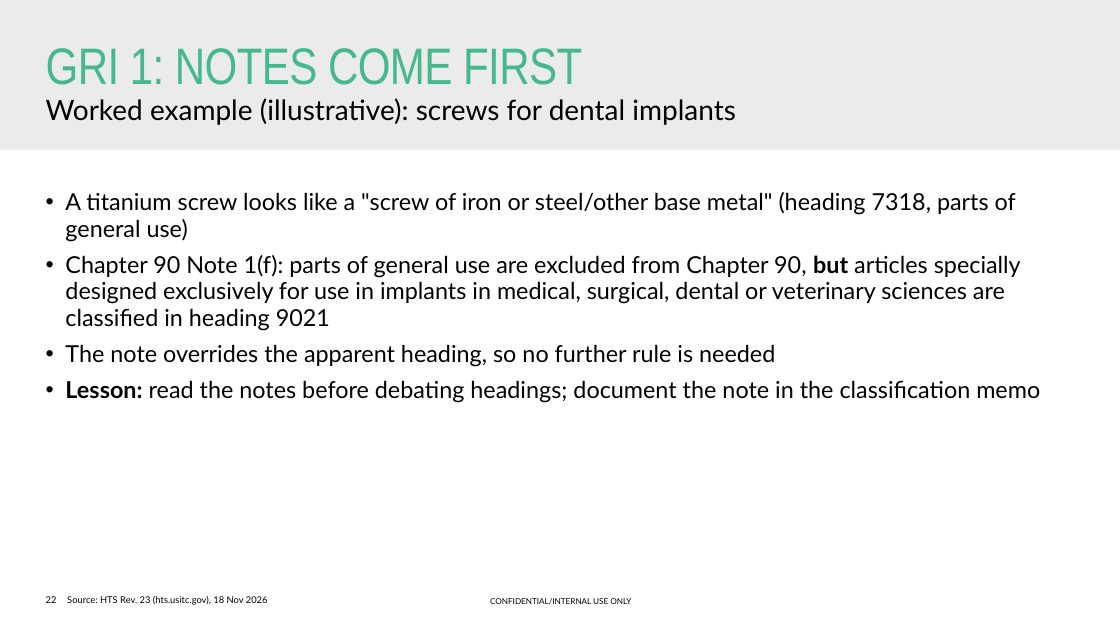
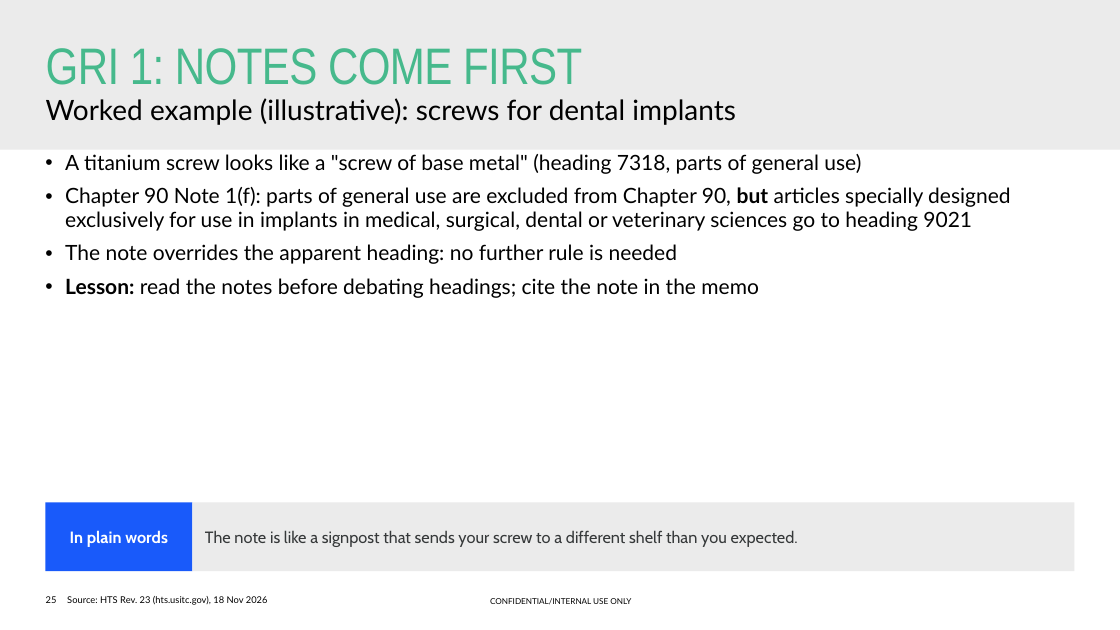
Before and after one commit to lars1909lg-bot/TradeKPI, a slide deck: slide 25 of training/Straumann_US_HTS_Classification_Training.pptx (slide 22 before the commit). Drawn at 1120x630 pixels with LibreOffice and Linux fonts; fonts in the diff are those of the drawing; background and template pictures are left out. Boxes give left, top, right and bottom in pixels: in the first picture for what was removed or moved away, otherwise in the second. Text is boxed around its words. In the diff, an @@ line names an element or a change of style, - is before the commit and + after.

```diff
--- a/training/Straumann_US_HTS_Classification_Training.pptx
+++ b/training/Straumann_US_HTS_Classification_Training.pptx
@@ text at bbox=[65, 154, 1010, 298]: text changed; size 20 to 18 pt @@
-• A titanium screw looks like a "screw of iron or steel/other base metal" (heading 7318, parts of general use)
-• Chapter 90 Note 1(f): parts of general use are excluded from Chapter 90, but articles specially designed exclusively for use in implants in medical, surgical, dental or veterinary sciences are classified in heading 9021
-• The note overrides the apparent heading, so no further rule is needed
-• Lesson: read the notes before debating headings; document the note in the classification memo
+• A titanium screw looks like a "screw of base metal" (heading 7318, parts of general use)
+• Chapter 90 Note 1(f): parts of general use are excluded from Chapter 90, but articles specially designed exclusively for use in implants in medical, surgical, dental or veterinary sciences go to heading 9021
+• The note overrides the apparent heading: no further rule is needed
+• Lesson: read the notes before debating headings; cite the note in the memo
@@ rectangle added at bbox=[45, 502, 192, 571], fill #195AFA, 14 pt, text #FFFFFF, bold @@
+In plain words
@@ rectangle added at bbox=[192, 502, 1075, 571], fill #EBEBEB, 14 pt, text #36393A @@
+The note is like a signpost that sends your screw to a different shelf than you expected.
@@ page number at bbox=[46, 596, 57, 603]: text changed @@
-22
+25
```
Also in this commit, not shown: 77 other slides changed, 4 slides added, 2 slides removed, 1 other file.
